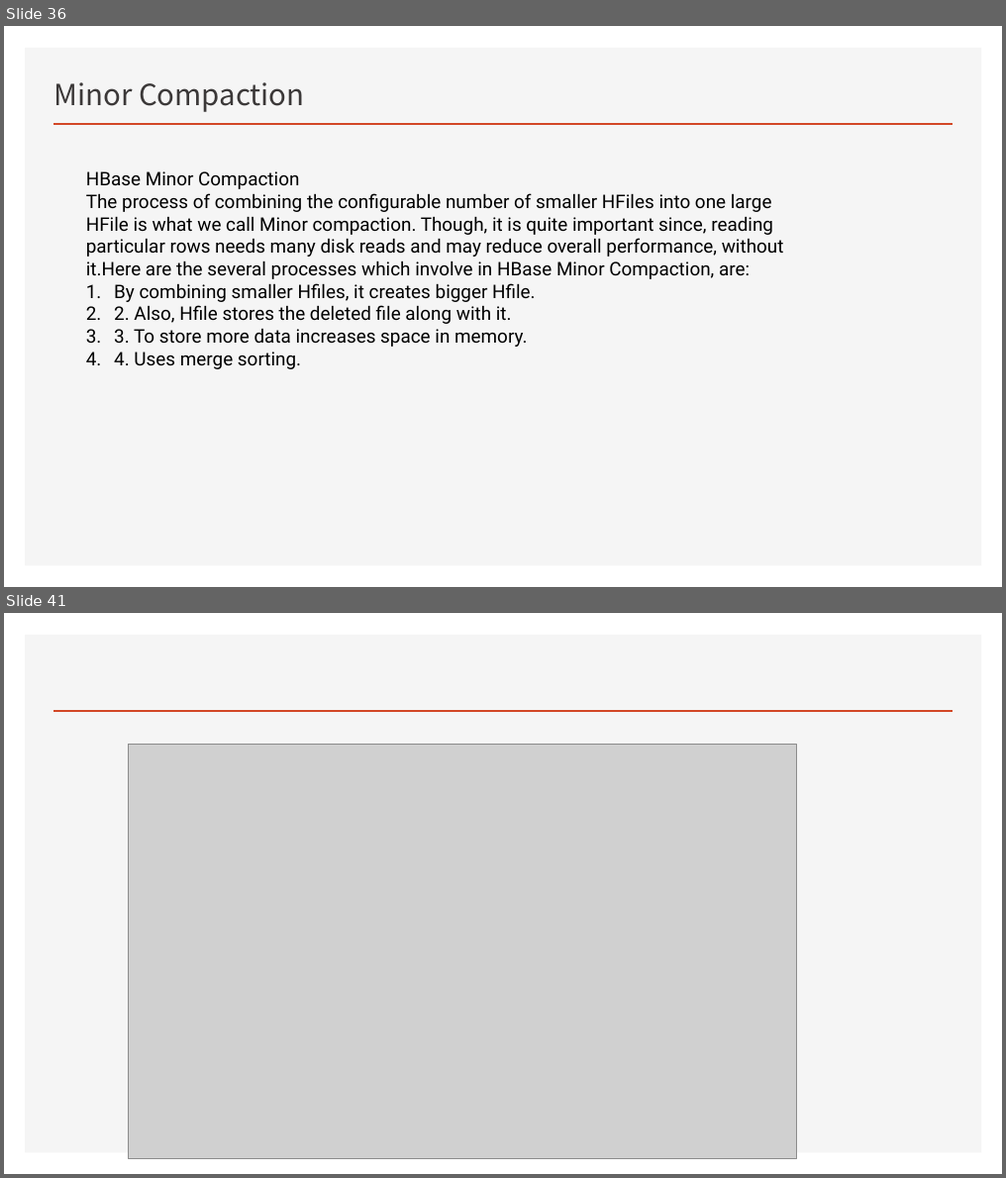
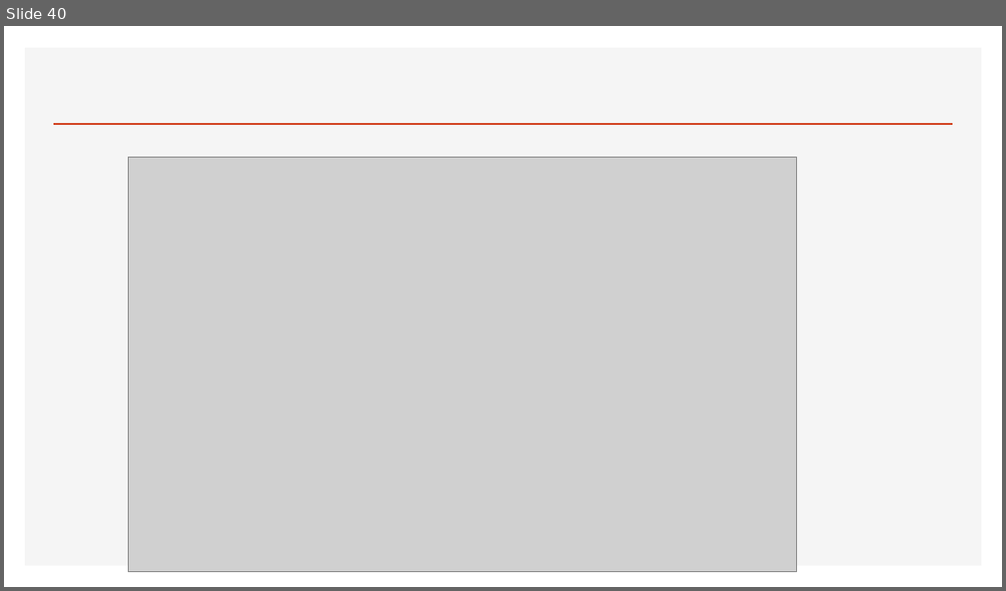
Before and after one commit to Zhangwusheng/Zhangwusheng.github.io, a slide deck: _posts/Hbase基本原理副本.pptx. Shown one above the other, each under a label of ours: slides 36 and 41 before the commit, slide 40 after it; the slides between them are not shown. The pictures are 1006x1178 and 1006x591 pixels, drawn with LibreOffice and Linux fonts; fonts in the diff are those of the drawing; grey boxes stand for pictures. Boxes give left, top, right and bottom in pixels: in the first picture for what was removed or moved away, otherwise in the second. Text is boxed around its words. In the diff, an @@ line names an element or a change of style, - is before the commit and + after.

```diff
--- a/_posts/Hbase基本原理副本.pptx
+++ b/_posts/Hbase基本原理副本.pptx
@@ slide 36 removed at [4, 26, 1002, 587], background #FFFFFF; not listed: 2 template elements that a slide beside it also shows @@
@@ title removed at [54, 82, 304, 112] @@
-Minor Compaction
@@ text removed at [86, 172, 784, 370] @@
-HBase Minor Compaction
-The process of combining the configurable number of smaller HFiles into one large HFile is what we call Minor compaction. Though, it is quite important since, reading particular rows needs many disk reads and may reduce overall performance, without it.Here are the several processes which involve in HBase Minor Compaction, are:
-1. By combining smaller Hfiles, it creates bigger Hfile.
-2. 2. Also, Hfile stores the deleted file along with it.
-3. 3. To store more data increases space in memory.
-4. 4. Uses merge sorting.
@@ what was slide 41 is now slide 40 @@
```
Also in this commit, not shown: 2 slides changed, 5 slides added, 5 other slides removed, 1 other file.
